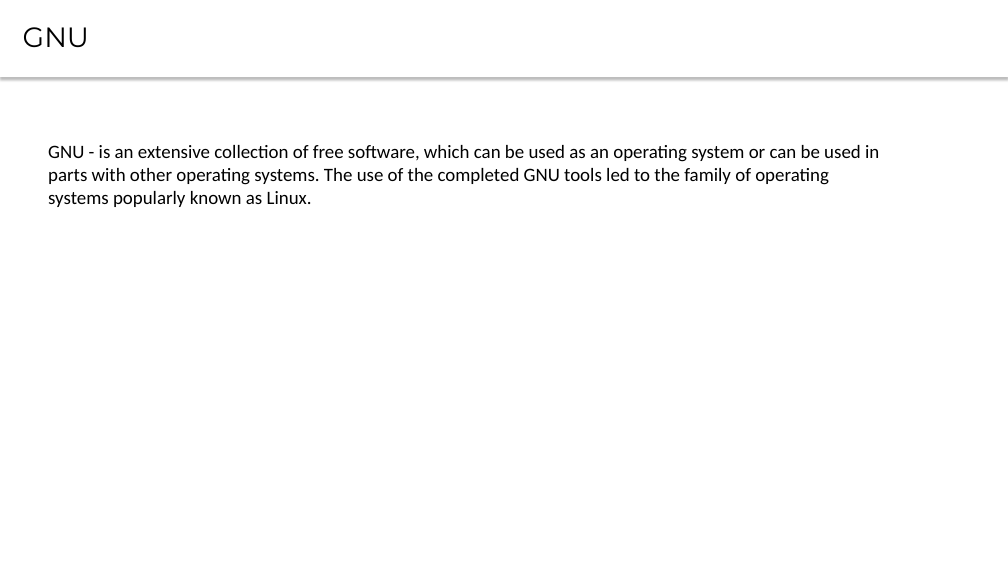
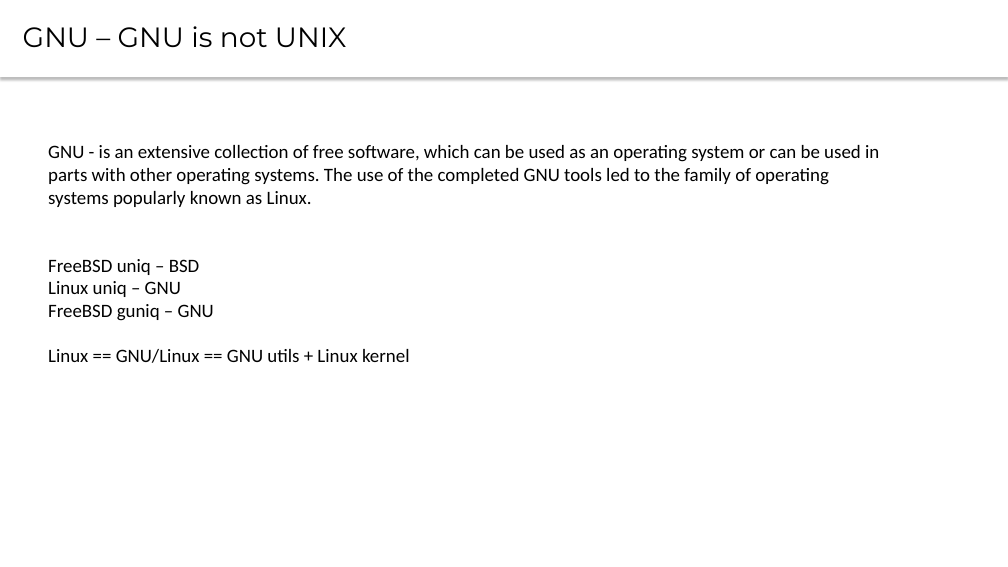
Before and after one commit to CsteerDevops1/lectures_devops2, a slide deck: slide 11 of LinuxArch/LinuxArch1.pptx. Drawn at 1008x567 pixels with LibreOffice and Linux fonts; fonts in the diff are those of the drawing. Boxes give left, top, right and bottom in pixels: in the first picture for what was removed or moved away, otherwise in the second. Text is boxed around its words. In the diff, an @@ line names an element or a change of style, - is before the commit and + after.

Commit message:
Updated 1,2,3 linux arch

```diff
--- a/LinuxArch/LinuxArch1.pptx
+++ b/LinuxArch/LinuxArch1.pptx
@@ text at [23,26,347,47]: text changed @@
-GNU
+GNU – GNU is not UNIX
@@ text at [48,259,410,363]: paragraph added @@
+FreeBSD uniq – BSD
+Linux uniq – GNU
+FreeBSD guniq – GNU
+Linux == GNU/Linux == GNU utils + Linux kernel
```
Also in this commit, not shown: 3 other slides changed, 2 other files.
